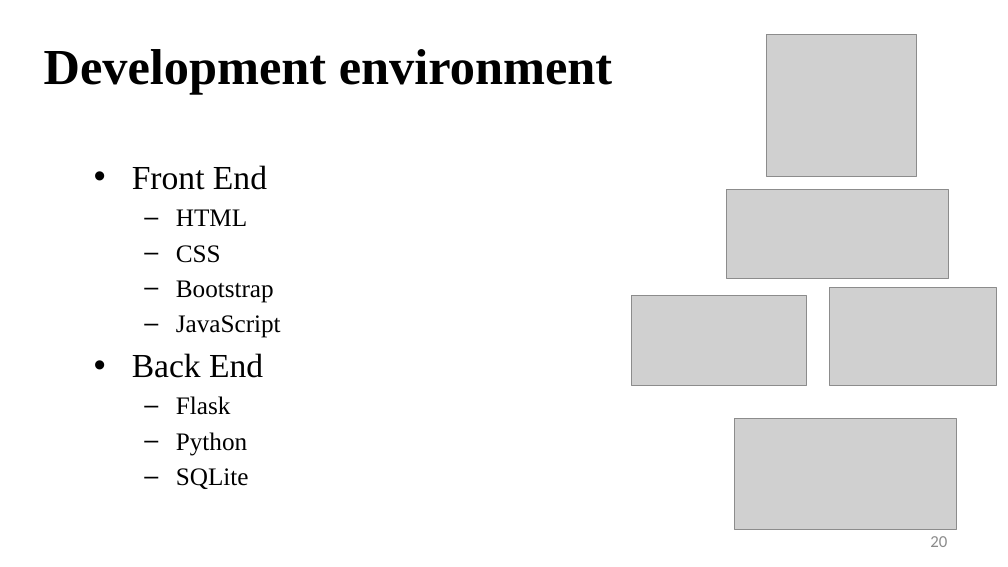
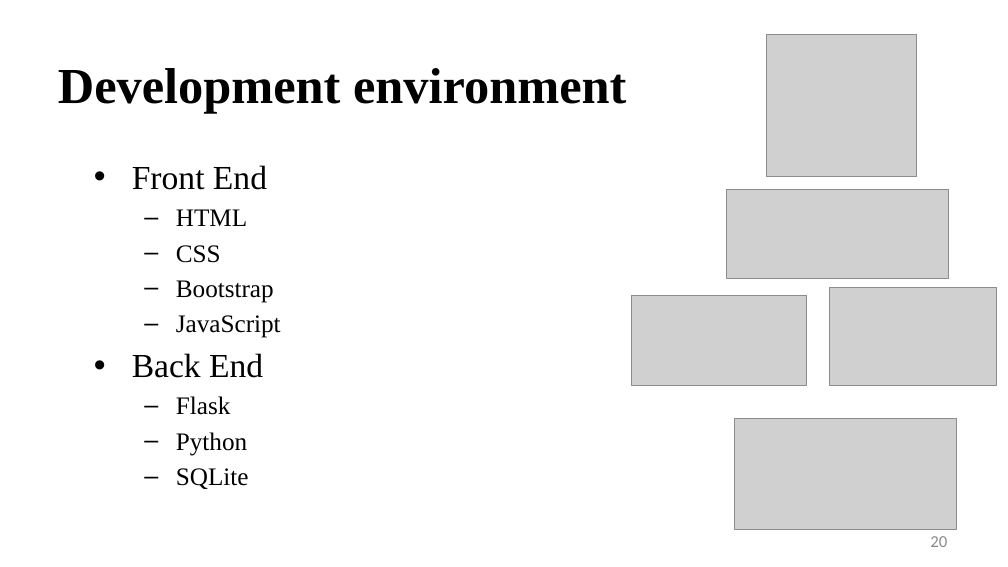
Before and after one commit to imakathuria/Examination-System-PPT, a slide deck: slide 20 of Git_Major.pptx. Drawn at 1008x567 pixels with LibreOffice and Linux fonts; fonts in the diff are those of the drawing; grey boxes stand for pictures. Boxes give left, top, right and bottom in pixels: in the first picture for what was removed or moved away, otherwise in the second. Text is boxed around its words. In the diff, an @@ line names an element or a change of style, - is before the commit and + after.

```diff
--- a/Git_Major.pptx
+++ b/Git_Major.pptx
@@ title "Development environment": place and size @@
-title "Development environment" at (44, 49, 612, 95)
+title "Development environment" at (58, 68, 626, 113)
```
Also in this commit, not shown: 5 other slides changed.
